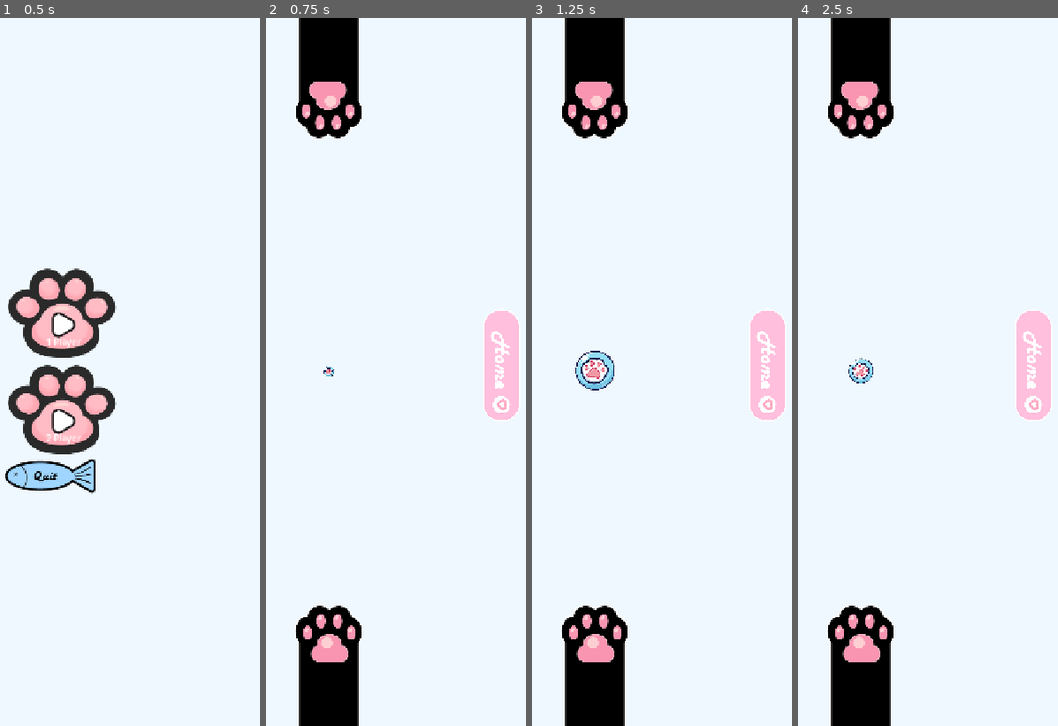
Above: before the commit, frames 1-4 (left to right).
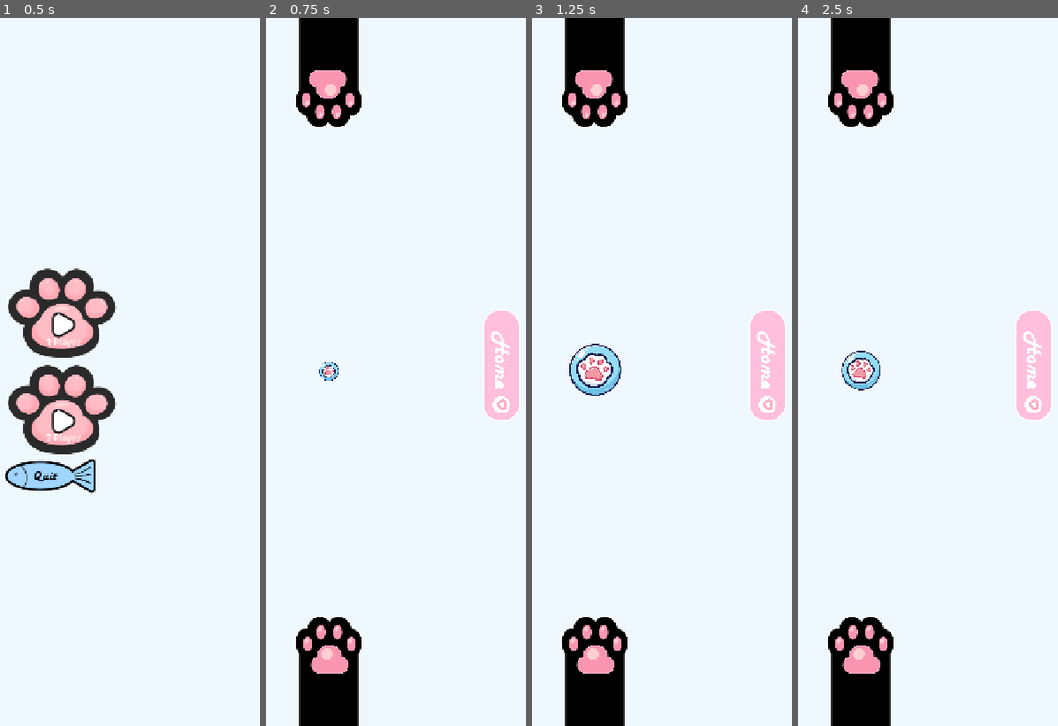
Above: after the commit, the same moments.

Repository: Xain-Ul-Abedin/Pawng-Godot-Ongoing
Game: Godot game, scene res://main_menu.tscn
Same seed, same stepped clock (60 frames per second), same inputs: the game is played once before the commit and once after it.
Inputs (mouse positions are in pixels of both pictures, inside the frame that each line leads up to):
- Up to frame 1 (0.5 s): no input
- Up to frame 2 (0.75 s): click "2 Player" at 0.5 s
- Up to frame 3 (1.25 s): no input
- Up to frame 4 (2.5 s): click (1034, 364) at 1.25 s; click "1 Player" at 2 s

Frame 1 is identical in both runs. In frame 2, 2.9% of the frame differs, in the area x 11-38%, y 7-93%; in frame 3, 3.8%; in frame 4, 3.3%.
Error after the commit: Parse Error: Cannot infer the type of "touch_y" variable because the value doesn't have a set type. (res://player.gd:40)

Commit message:
Comprehensive documentation upgrade: Add TDD, CONTRIBUTING.md, and upgrade GDScript to professional standards

Diff:
--- a/ball.gd
+++ b/ball.gd
@@ -1,48 +1,43 @@
 extends CharacterBody2D
 
-# Added @export so you can change these right in the Inspector!
+## Core ball logic for Pawng.
+##
+## Manages physics-based movement, speed scaling, and reset animations.
+
+@export_group("Physics Properties")
+## Initial velocity magnitude at start/reset.
 @export var base_speed: float = 250.0
-@export var speed_multiplier: float = 1.05 # 1.05 means +5% increase
+## Percentage increase in speed per collision (1.05 = 5%).
+@export var speed_multiplier: float = 1.05
 
 var current_speed: float = 250.0
 var normal_scale: Vector2
 
-func _ready():
+func _ready() -> void:
 	normal_scale = scale
 	reset_ball()
 
-func _physics_process(delta):
-	var collision = move_and_collide(velocity * delta)
+func _physics_process(delta: float) -> void:
+	var collision := move_and_collide(velocity * delta)
 
 	if collision:
-		# Use your custom multiplier from the Inspector!
 		current_speed *= speed_multiplier
-
-		var bounce_dir = velocity.bounce(collision.get_normal()).normalized()
+		var bounce_dir := velocity.bounce(collision.get_normal()).normalized()
 		velocity = bounce_dir * current_speed
 
-func reset_ball():
-	# 1. Stop the ball from moving completely
+## Resets ball position and state, executing a scale-in animation.
+func reset_ball() -> void:
 	velocity = Vector2.ZERO
 	current_speed = base_speed
-
-	# 2. Teleport to the center
 	global_position = get_viewport_rect().size / 2
-
-	# 3. Shrink the ball to be completely invisible
 	scale = Vector2.ZERO
 
-	# 4. Create the Tween for the smooth transition!
-	var tween = create_tween()
-
-	# Tell the tween to animate our "scale" back to "normal_scale" over 1.0 seconds
-	tween.tween_property(self, "scale", normal_scale, 1.0)
-
-	# 5. Tell the tween to call launch_ball() the exact moment the 1-second animation finishes
+	var tween := create_tween()
+	tween.tween_property(self, "scale", normal_scale, 1.0).set_trans(Tween.TRANS_QUAD).set_ease(Tween.EASE_OUT)
 	tween.tween_callback(launch_ball)
 
-func launch_ball():
-	# Pick a random diagonal direction and apply the starting speed
-	var random_x = [-1, 1].pick_random()
-	var random_y = [-1, 1].pick_random()
+## Initiates ball movement in a random diagonal direction.
+func launch_ball() -> void:
+	var random_x := [-1, 1].pick_random()
+	var random_y := [-1, 1].pick_random()
 	velocity = Vector2(random_x, random_y).normalized() * current_speed
--- a/main.gd
+++ b/main.gd
@@ -1,30 +1,28 @@
 extends Node2D
 
-# This grabs a reference to your Ball node so we can talk to it
-@onready var ball = $Ball
+## Main game scene controller.
+##
+## Manages goal detection zones, game boundaries, and scene-level transitions.
 
-func _ready():
-	# Get the exact size of the device screen
-	var screen_size = get_viewport_rect().size
+@onready var ball: CharacterBody2D = $Ball
 
-	# Snap the top goal slightly above the top edge
+func _ready() -> void:
+	var screen_size := get_viewport_rect().size
+
+	# Dynamically position goals based on viewport dimensions
 	$GoalTop.global_position.y = -20
-
-	# Snap the bottom goal slightly below the bottom edge
 	$GoalBottom.global_position.y = screen_size.y + 20
 
-func _on_goal_top_body_entered(body):
-	# Check if the object that hit the goal is named "Ball"
+## Triggered when ball enters the top goal (Bottom player scores).
+func _on_goal_top_body_entered(body: Node2D) -> void:
 	if body.name == "Ball":
-		print("Bottom Player Scores!")
 		ball.reset_ball()
 
-func _on_goal_bottom_body_entered(body):
+## Triggered when ball enters the bottom goal (Top player scores).
+func _on_goal_bottom_body_entered(body: Node2D) -> void:
 	if body.name == "Ball":
-		print("Top Player Scores!")
 		ball.reset_ball()
 
-
-func _on_home_btn_pressed():
-	# This destroys the current game and takes you back to the menu
+## Returns user to the main menu scene.
+func _on_home_btn_pressed() -> void:
 	get_tree().change_scene_to_file("res://main_menu.tscn")
--- a/main_menu.gd
+++ b/main_menu.gd
@@ -1,13 +1,15 @@
 extends Control
 
-func _on_single_player_btn_pressed():
-	# Loads your 1-Player arena!
+## Navigation controller for the entry-point scene.
+
+## Transitions to the single-player arena.
+func _on_single_player_btn_pressed() -> void:
 	get_tree().change_scene_to_file("res://single_player.tscn")
 
-func _on_two_player_btn_2_pressed():
-	# Loads your 2-Player arena!
+## Transitions to the local two-player arena.
+func _on_two_player_btn_2_pressed() -> void:
 	get_tree().change_scene_to_file("res://two_player.tscn")
 
-func _on_quit_pressed():
-	# Closes the game application
+## Terminates the application.
+func _on_quit_pressed() -> void:
 	get_tree().quit()
--- a/player.gd
+++ b/player.gd
@@ -1,47 +1,45 @@
 extends CharacterBody2D
 
+## Controller for both human players and AI agents.
+##
+## Handles input mapping for top/bottom halves of the screen or automated tracking.
+
+@export_group("Configuration")
+## Defines if the player is at the top or bottom of the screen.
 @export var is_top_player: bool = false
-# Two new toggles for our AI!
+## Toggles AI control for this instance.
 @export var is_ai: bool = false
+## Lateral speed of the AI tracker.
 @export var ai_speed: float = 350.0
 
 var screen_size: Vector2
-var ball: Node2D
+var ball: CharacterBody2D
 
-func _ready():
+func _ready() -> void:
 	screen_size = get_viewport_rect().size
 
 	if is_ai:
-		ball = get_parent().get_node_or_null("Ball")
+		ball = get_parent().get_node_or_null("Ball") as CharacterBody2D
 
-	# -- NEW: Snap to the true top and bottom of the screen --
 	if is_top_player:
-		# 100 pixels down from the very top
 		global_position.y = 100
 	else:
-		# 100 pixels up from the very bottom
 		global_position.y = screen_size.y - 100
 
-func _physics_process(delta):
-	# If this paw is an AI, and it successfully found the ball...
+func _physics_process(delta: float) -> void:
 	if is_ai and ball:
-		var target_x = ball.global_position.x
-
-		# move_toward smoothly moves current position to target position by a set step size
-		var new_x = move_toward(global_position.x, target_x, ai_speed * delta)
-
-		# Keep the AI clamped safely on screen using your 25 pixel padding
+		var target_x := ball.global_position.x
+		var new_x := move_toward(global_position.x, target_x, ai_speed * delta)
 		global_position.x = clamp(new_x, 25, screen_size.x - 25)
 
-func _input(event):
-	# If this paw is controlled by AI, ignore human touch inputs entirely!
+func _input(event: InputEvent) -> void:
 	if is_ai:
 		return
 
 	if event is InputEventScreenTouch or event is InputEventScreenDrag:
-		var touch_y = event.position.y
-		var is_touch_top_half = touch_y < (screen_size.y / 2)
+		var touch_y := event.position.y
+		var is_touch_top_half := touch_y < (screen_size.y / 2)
 
 		if (is_top_player and is_touch_top_half) or (not is_top_player and not is_touch_top_half):
-			var safe_x = clamp(event.position.x, 25, screen_size.x - 25)
+			var safe_x := clamp(event.position.x, 25, screen_size.x - 25)
 			global_position.x = safe_x
Not shown, added: CONTRIBUTING.md
Not shown, added: TECHNICAL_DESIGN.md
